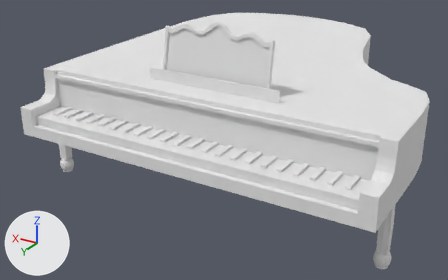
Two versions of the Blender file models/grand_piano.blend, one commit apart.
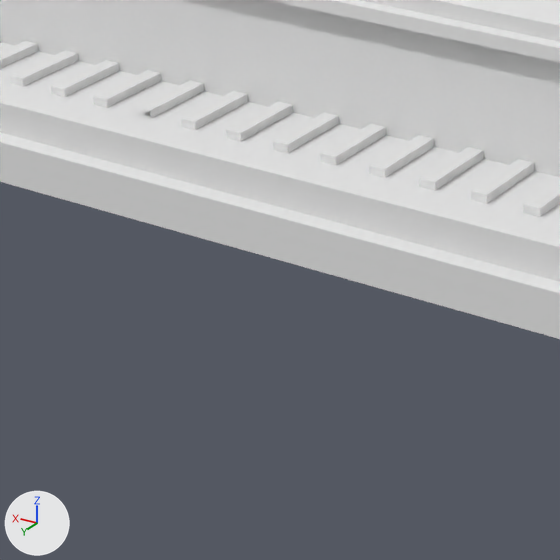
Each version appears first whole from a 50 mm lens placed at (-4.21, 8.56, 3.36), pointed at (0.5, 0.69, -0.57), and next in a close-up on the part from 19% to 54% of the width and 36% to 92% of the height. Lighting does not change. The marker at lower left points along +X, +Y and +Z.
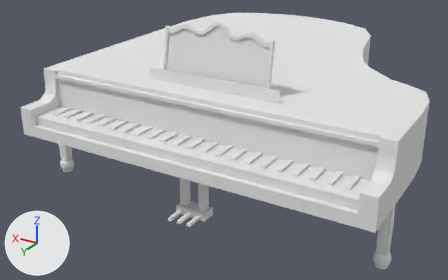
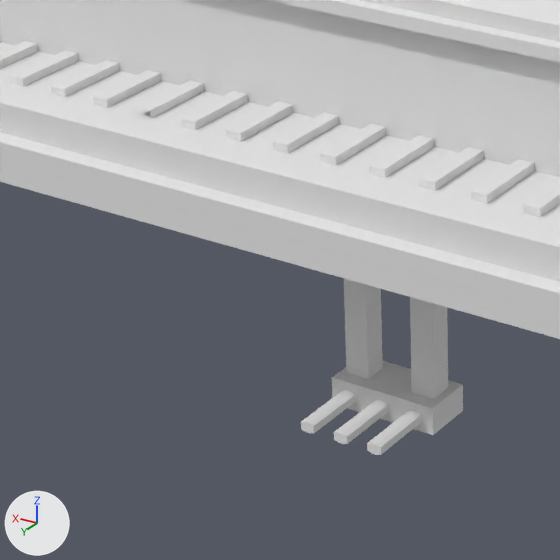
Commit message: Added opened grand piano

Boxes (x1, y1, x2, y2) around the edits, measured in the close-ups (560 x 560 px):
'Sphere', reshaped: before (0, 0, 560, 339); after (0, 0, 560, 455)
part 1 of me_sphere, added: after (332, 360, 463, 435)
part 2 of me_sphere, added: after (410, 297, 448, 399)
part 3 of me_sphere, added: after (344, 279, 383, 379)
part 4 of me_sphere, added: after (301, 390, 356, 433)
part 5 of me_sphere, added: after (367, 410, 422, 455)
part 6 of me_sphere, added: after (334, 400, 389, 444)

The change, as a diff of the scene's bpy script:
```diff
--- a/models/grand_piano.blend.py
+++ b/models/grand_piano.blend.py
@@ me_sphere @@
 # used by ob_sphere; location = (0.164, 1.034, -0.519); rotation_euler = (0.0, 0.0, 1.571), in degrees (0, 0, 90); scale = (0.103, 0.103, 0.103)
-me_sphere.from_pydata(...)  # 2072 vertices, 1963 faces, 56 loose edges; spans x -38.7..17.7, y -24.0..27.7, z -4.8..20.3
+me_sphere.from_pydata(...)  # 2144 vertices, 2023 faces, 56 loose edges; spans x -38.7..17.7, y -24.0..27.7, z -4.8..20.3
+# me_sphere part 1: a new loose piece, a box spanning x 11.6..13.7, y -0.5..4.0, z -4.3..-3.1, in mat_material (its picture is missing)
+# me_sphere part 2: a new loose piece, a box spanning x 12.17..13.14, y 2.7..3.67, z -3.11..3.66, in mat_material (its picture is missing)
+# me_sphere part 3: a new loose piece, a box spanning x 12.17..13.14, y -0.2..0.77, z -3.11..3.66, in mat_material (its picture is missing)
+# me_sphere part 4: a new loose piece of 16 vertices spanning x 13.7..16.3, y 0.0..0.6, z -3.9..-3.5, in mat_material (its picture is missing)
+# me_sphere part 5: a new loose piece of 16 vertices spanning x 13.7..16.3, y 2.9..3.5, z -3.9..-3.5, in mat_material (its picture is missing)
+# me_sphere part 6: a new loose piece of 16 vertices spanning x 13.7..16.3, y 1.4..2.0, z -3.9..-3.5, in mat_material (its picture is missing)
 me_sphere.materials.append(mat_material)
```
